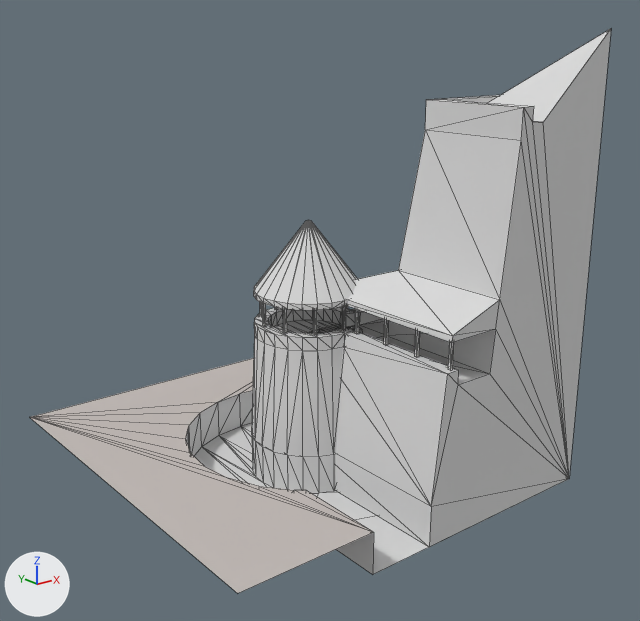
Renders of the OBJ model assets/stl_export/rrcr.obj from each side of a commit.
One viewpoint serves both versions: a 50 mm lens placed at (-37.7, -50.5, 29.3), pointed at (1.0, -2.2, 10.0). Arrows for +X, +Y and +Z are at lower left; the lights stay in place. The first picture is the older version. Mesh edges are drawn as thin lines. Where no turn or scale is listed for an object, it has been applied to the vertices. Vertices at exactly the same position are counted once.

Objects in the first picture: 'rrcr'.
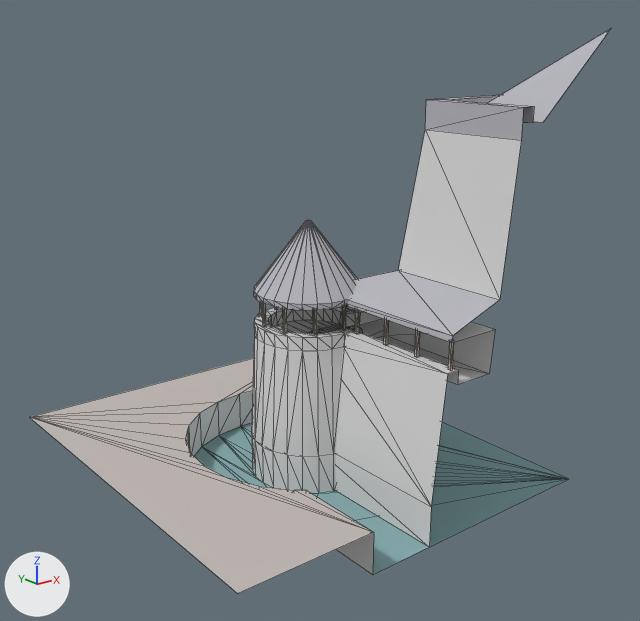
Pixel boxes (x1, y1, x2, y2) of what changed, in the pictures (640 x 621 px):
```json
{"object": "rrcr", "change": "reshaped", "before": [30, 29, 611, 593], "after": [30, 29, 610, 593]}
{"part": 1, "of": "me_rrcr", "change": "cut back", "before": [359, 29, 611, 547], "after": [359, 95, 539, 338]}
{"part": 2, "of": "me_rrcr", "change": "recoloured", "before": [254, 29, 610, 343], "after": [254, 29, 610, 343], "on screen": "light grey to grey"}
{"part": 3, "of": "me_rrcr", "change": "recoloured", "before": [260, 302, 454, 371], "after": [260, 302, 454, 371]}
{"part": 4, "of": "me_rrcr", "change": "recoloured", "before": [194, 423, 429, 574], "after": [194, 422, 568, 574]}
```

Scene script edits in JSON lines:
```json
{"op": "add", "block": "mat_water", "code": ["mat_water = principled_material('water')", "mat_water.base_color = (0.247, 0.427, 0.439)  # greyish cyan #88afb1", "mat_water.roughness = 1.0"]}
{"op": "add", "block": "mat_straw", "code": ["mat_straw = principled_material('straw')", "mat_straw.base_color = (0.569, 0.514, 0.42)  # light grey #c7bead", "mat_straw.roughness = 1.0"]}
{"op": "add", "block": "mat_castleroof", "code": ["mat_castleroof = principled_material('castleRoof')", "mat_castleroof.base_color = (0.471, 0.471, 0.51)  # grey #b7b7bd", "mat_castleroof.roughness = 1.0"]}
{"block": "me_rrcr", "where": "# used by ob_rrcr; location = (0.0, 0.0, 0.0)"}
{"op": "remove", "block": "me_rrcr", "code": "me_rrcr.from_pydata(...)  # 437 vertices, 818 faces; spans x -15.0..15.0, y -15.0..15.0, z -3.0..29.6"}
{"op": "add", "block": "me_rrcr", "code": "me_rrcr.from_pydata(...)  # 437 vertices, 785 faces; spans x -15.0..15.0, y -15.0..15.0, z -3.0..29.6"}
{"block": "me_rrcr", "change": "me_rrcr part 1"}
{"block": "me_rrcr", "change": "45 faces are deleted"}
{"block": "me_rrcr", "change": "9 new faces join them, mat_castleroof (grey #b7b7bd)"}
{"block": "me_rrcr", "change": "3 new faces join them, mat_default (light grey #dadada)"}
{"block": "me_rrcr", "change": "me_rrcr part 2: 161 faces spanning x -3.1..15.0, y -15.0..3.1, z 11.0..29.6 switch from mat_default (light grey #dadada) to mat_castleroof (grey #b7b7bd)"}
{"block": "me_rrcr", "change": "me_rrcr part 3: 192 faces spanning x -2.7..14.8, y -14.7..2.8, z 9.0..11.0 switch from mat_default (light grey #dadada) to mat_straw (light grey #c7bead)"}
{"block": "me_rrcr", "change": "me_rrcr part 4: 43 faces spanning x -8.5..15.0, y -15.0..8.5, z -3.0 switch from mat_default (light grey #dadada) to mat_water (greyish cyan #88afb1)"}
```
